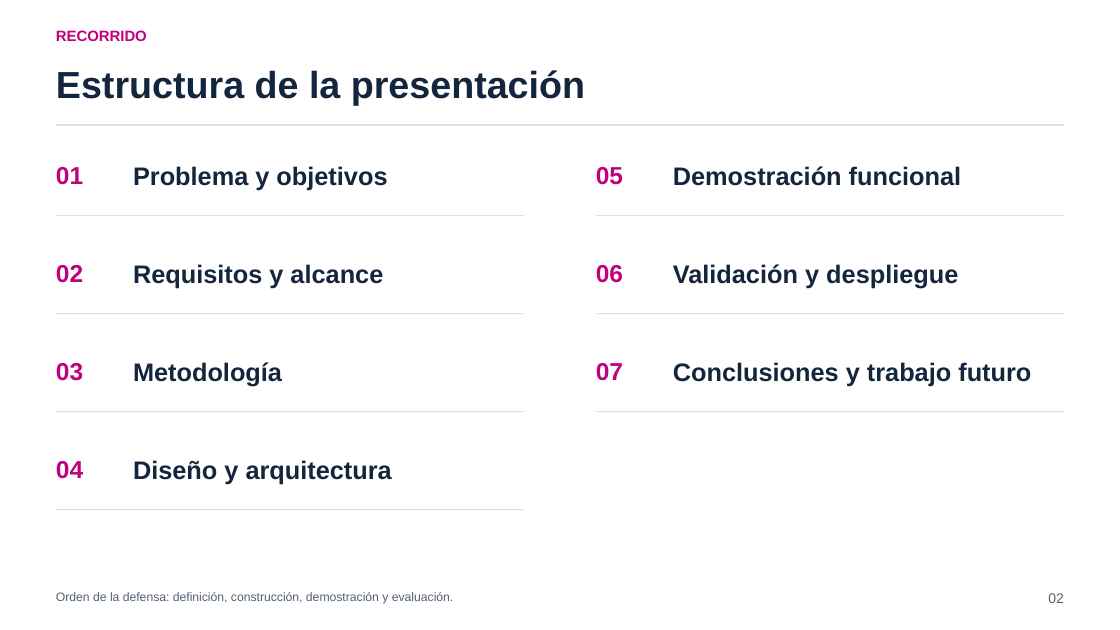
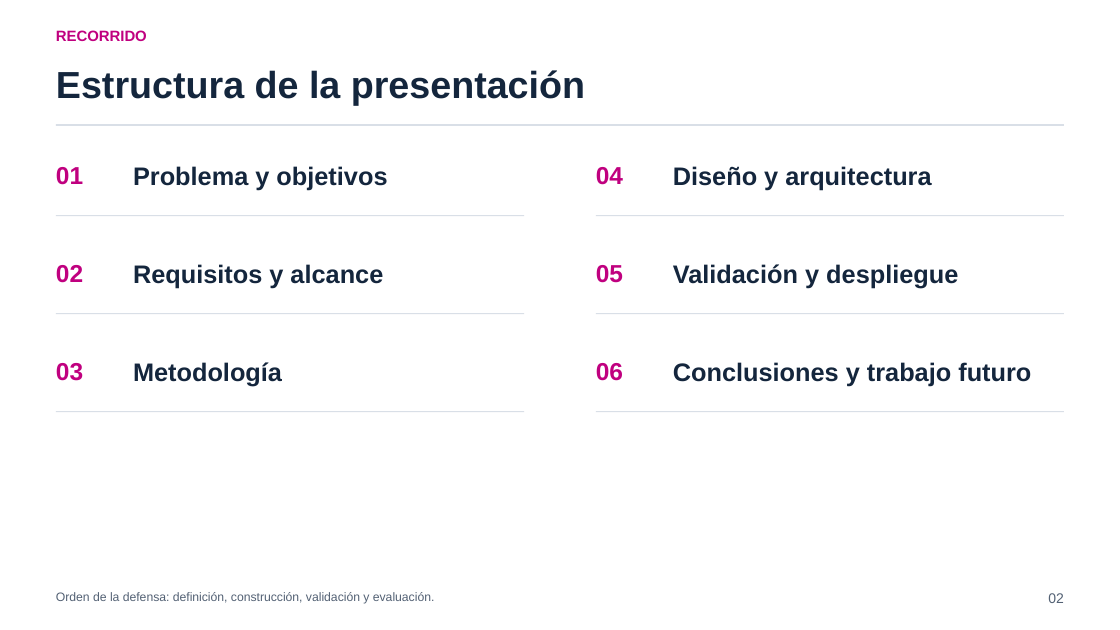
Before and after one commit to pey-45/TransitOps, a slide deck: slide 2 of tfg/presentacion/entrega/TransitOps_Presentacion_TFG.pptx. Drawn at 1120x630 pixels with LibreOffice and Linux fonts; fonts in the diff are those of the drawing. Boxes give left, top, right and bottom in pixels: in the first picture for what was removed or moved away, otherwise in the second. Text is boxed around its words. In the diff, an @@ line names an element or a change of style, - is before the commit and + after.

```diff
--- a/tfg/presentacion/entrega/TransitOps_Presentacion_TFG.pptx
+++ b/tfg/presentacion/entrega/TransitOps_Presentacion_TFG.pptx
@@ text "04": place and size @@
-text "04" at [56,461,83,479]
+text "04" at [596,167,623,185]
@@ text "Diseño y arquitectura": place and size @@
-text "Diseño y arquitectura" at [133,460,392,485]
+text "Diseño y arquitectura" at [673,166,931,191]
@@ text removed at [673,166,961,186] @@
-Demostración funcional
@@ text "05": place and size @@
-text "05" at [596,167,623,185]
+text "05" at [596,265,623,283]
@@ text "06": place and size @@
-text "06" at [596,265,623,283]
+text "06" at [596,363,623,381]
@@ text removed at [596,363,623,381] @@
-07
@@ rectangle removed at [56,509,524,510] @@
@@ text at [56,592,435,604]: text changed @@
-Orden de la defensa: definición, construcción, demostración y evaluación.
+Orden de la defensa: definición, construcción, validación y evaluación.
```
Also in this commit, not shown: 8 other slides changed, 4 slides removed, 13 other files.
